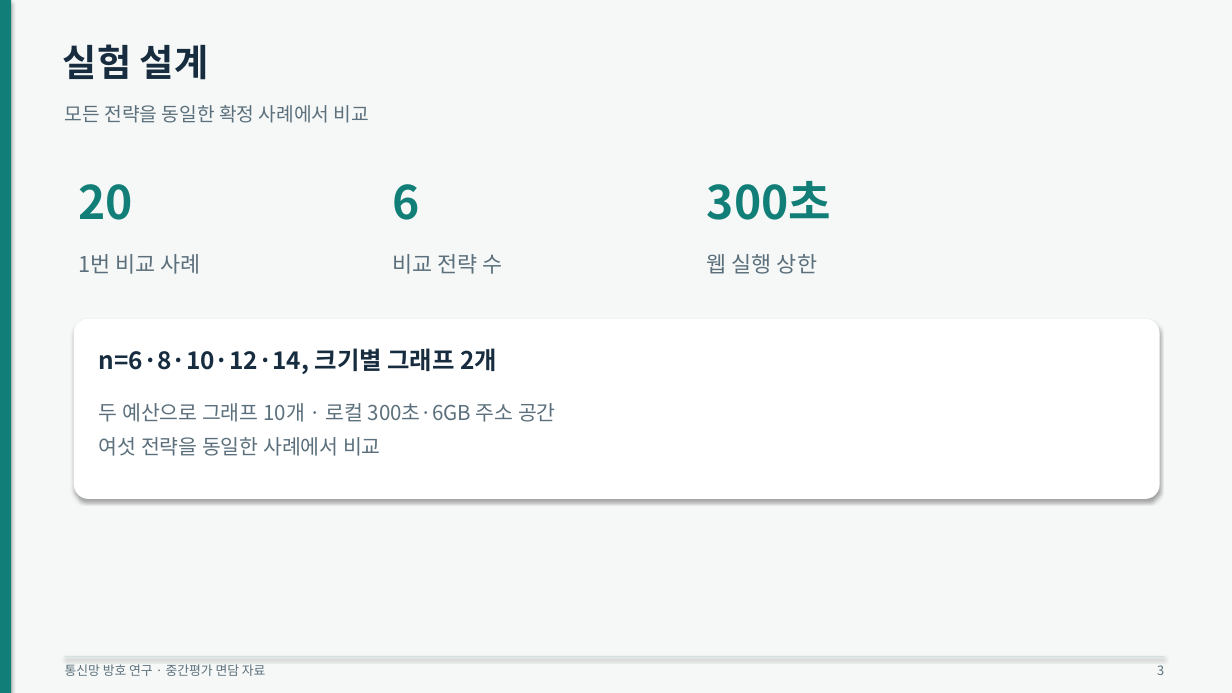
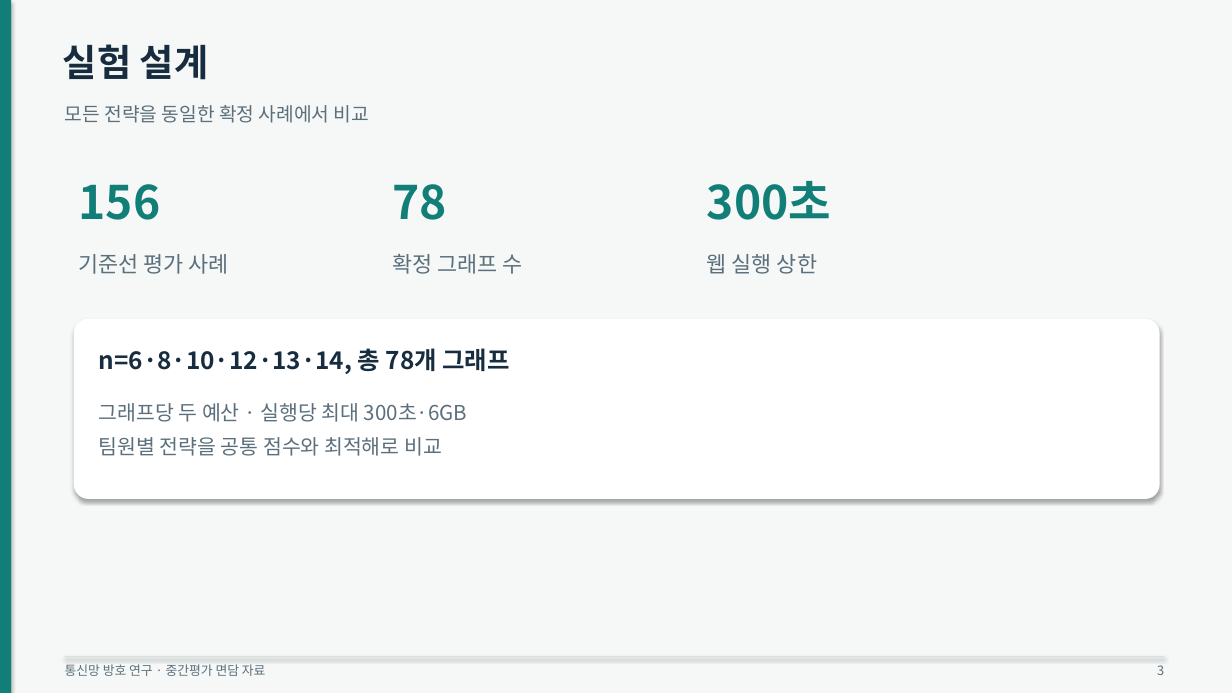
Before and after one commit to d86729/os-project-26-2, a slide deck: slide 3 of presentation/면담자료.pptx. Drawn at 1232x693 pixels with LibreOffice and Linux fonts; fonts in the diff are those of the drawing. Boxes give left, top, right and bottom in pixels: in the first picture for what was removed or moved away, otherwise in the second. Text is boxed around its words. In the diff, an @@ line names an element or a change of style, - is before the commit and + after.

```diff
--- a/presentation/면담자료.pptx
+++ b/presentation/면담자료.pptx
@@ text at <box>79,184,161,220</box>: text changed @@
-20
+156
@@ text at <box>393,184,448,220</box>: text changed @@
-6
+78
@@ text at <box>79,254,229,274</box>: text changed @@
-1번 비교 사례
+기준선 평가 사례
@@ text at <box>393,254,523,274</box>: text changed @@
-비교 전략 수
+확정 그래프 수
@@ text at <box>99,348,509,374</box>: text changed @@
-n=6·8·10·12·14, 크기별 그래프 2개
+n=6·8·10·12·13·14, 총 78개 그래프
@@ text at <box>99,403,467,456</box>: text changed @@
-두 예산으로 그래프 10개 · 로컬 300초·6GB 주소 공간
-여섯 전략을 동일한 사례에서 비교
+그래프당 두 예산 · 실행당 최대 300초·6GB
+팀원별 전략을 공통 점수와 최적해로 비교
```
Also in this commit, not shown: 3 other slides changed, 1 slide added, 1 slide removed, 13 other files.
